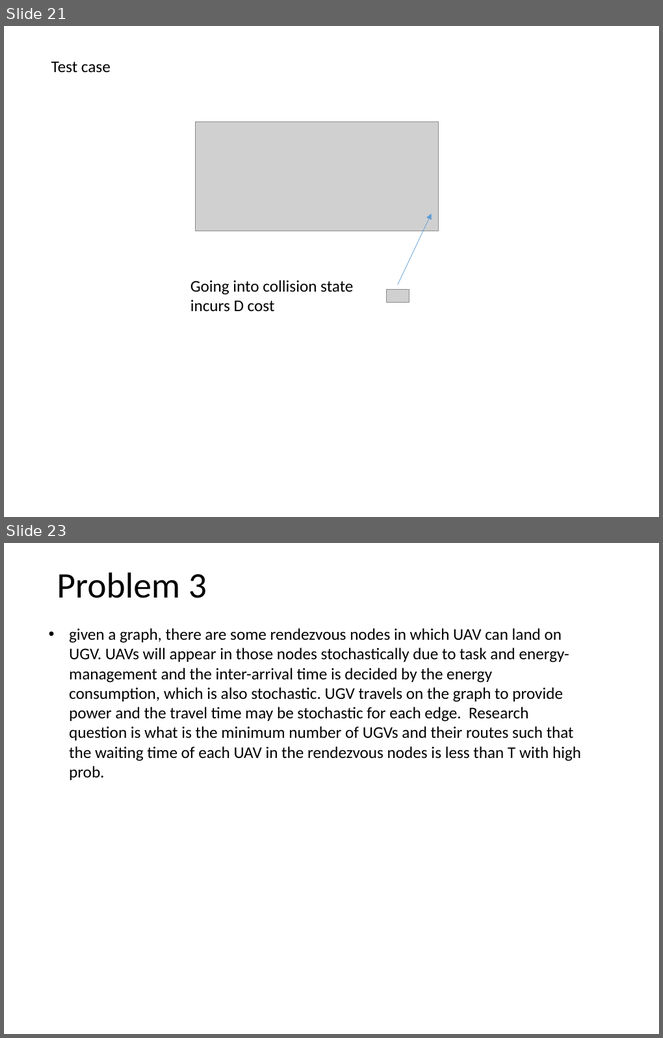
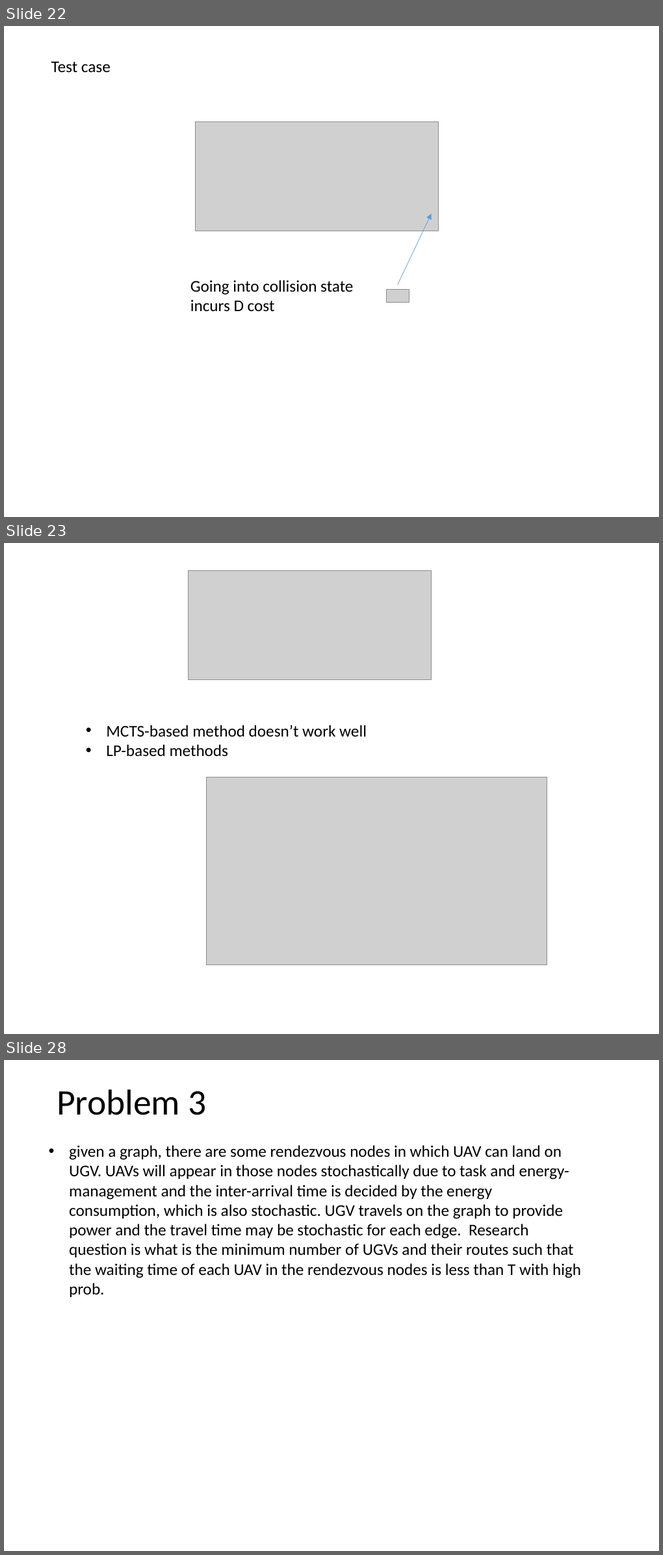
Before and after one commit to GuangyaoSHI/rendezvous-with-CMDP, a slide deck: Risk-aware UAV-UGV rendezvous via CMDP.pptx. Shown one above the other, each under a label of ours: slides 21 and 23 before the commit, slides 22, 23 and 28 after it; the slides between them are not shown. The pictures are 663x1038 and 663x1555 pixels, drawn with LibreOffice and Linux fonts; fonts in the diff are those of the drawing; grey boxes stand for pictures. Boxes give left, top, right and bottom in pixels: in the first picture for what was removed or moved away, otherwise in the second. Text is boxed around its words. In the diff, an @@ line names an element or a change of style, - is before the commit and + after.

```diff
--- a/Risk-aware UAV-UGV rendezvous via CMDP.pptx
+++ b/Risk-aware UAV-UGV rendezvous via CMDP.pptx
@@ slide 23 added at (4, 543, 659, 1034), background #FFFFFF @@
@@ picture added at (188, 570, 431, 680) @@
@@ text added at (106, 725, 367, 757), 18 pt, text #000000 @@
+• MCTS-based method doesn’t work well
+• LP-based methods
@@ picture added at (206, 778, 547, 965) @@
@@ what was slide 21 is now slide 22 @@
@@ what was slide 23 is now slide 28 @@
```
Also in this commit, not shown: 5 other slides added, 1 slide removed, 3 other files.
